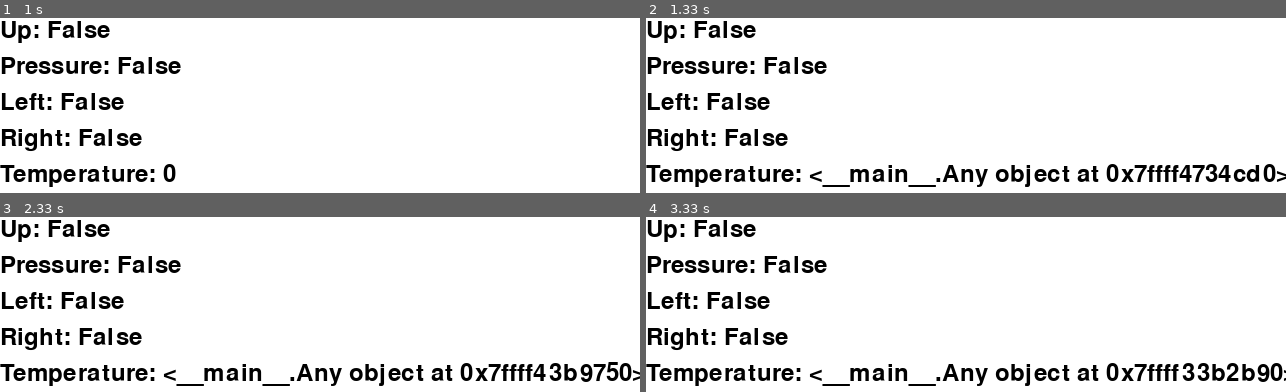
Above: before the commit, frames 1-4 (two rows, left to right).
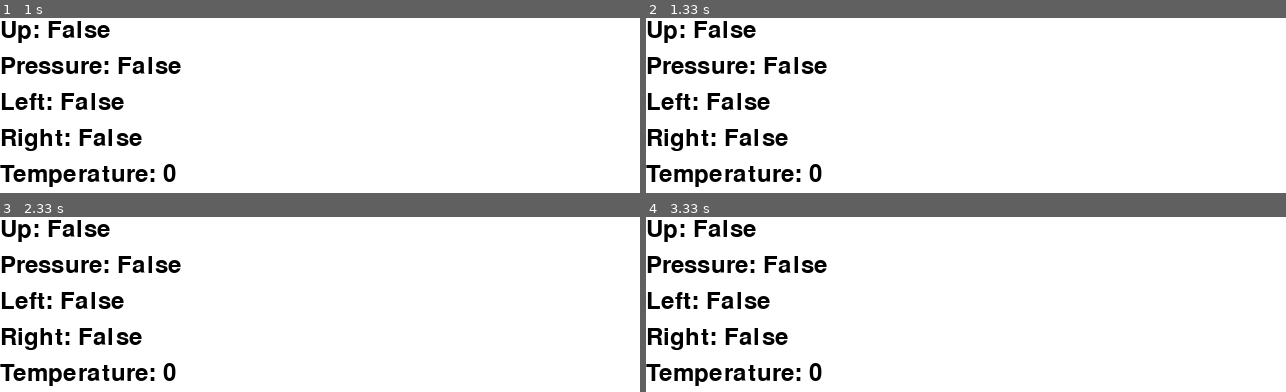
Above: after the commit, the same moments.

Repository: RIT-MDRC/Catbot
Game: pygame game, started from src/raspi/main.py
The game is run twice, just before and just after one commit, with the same random seed, the same clock (stepped at 60 frames per second) and the same inputs.
Inputs:
- Up to frame 1 (1 s): tap T at 0.33 s
- Up to frame 2 (1.33 s): no input
- Up to frame 3 (2.33 s): no input
- Up to frame 4 (3.33 s): no input

Frame 1 is identical in both runs. In frame 2, 3.3% of the frame differs, in the area x 25-100%, y 83-97%; in frame 3, 3.4%; in frame 4, 3.4%.

Commit message:
revert await

Diff:
--- a/src/raspi/main.py
+++ b/src/raspi/main.py
@@ -183,7 +183,7 @@
     render_pressure_status(status)
 
 
-async def step(motor):
+def step(motor):
     contract("left_muscle")
     sleep(1)
     motor.set_Motor(SPEED, 1)
